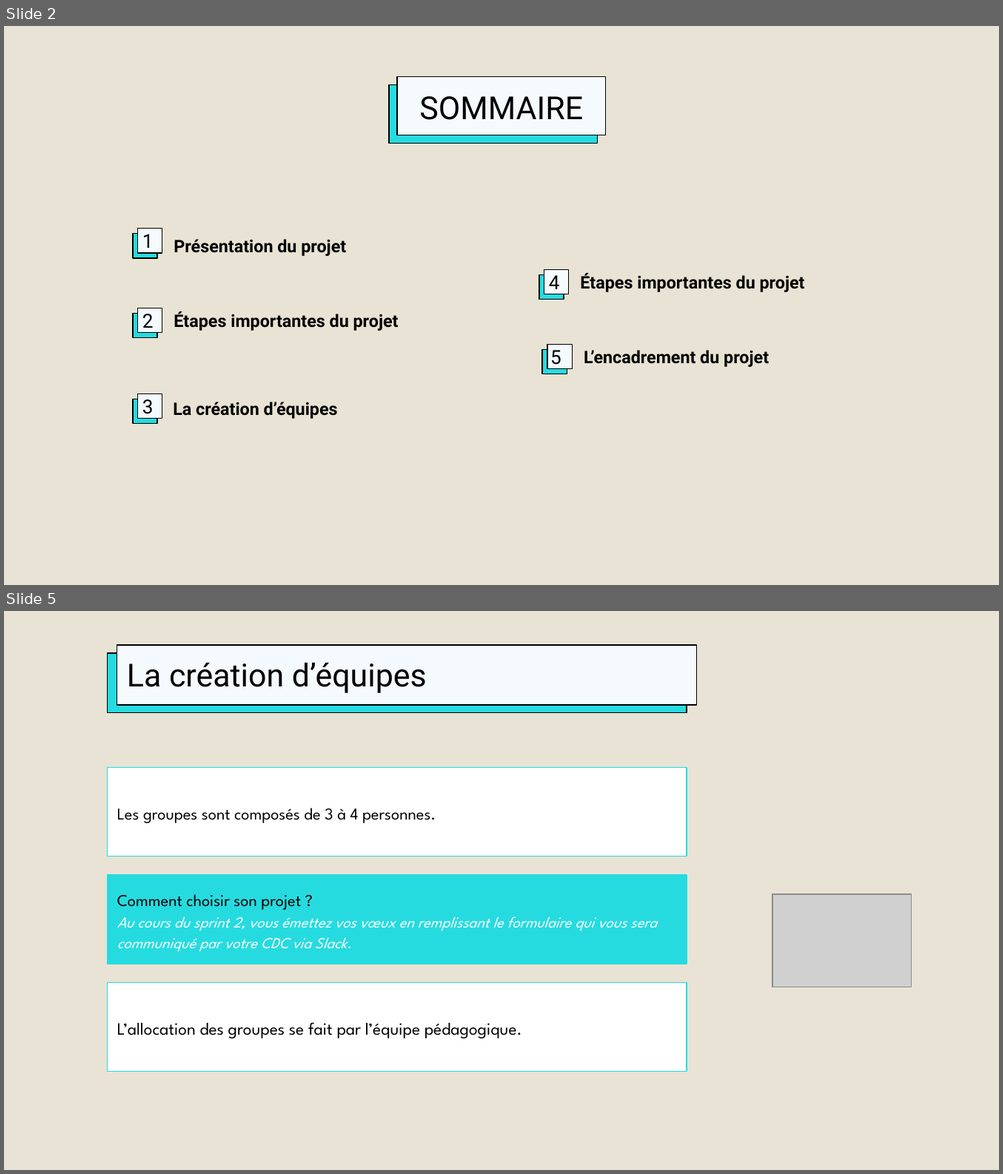
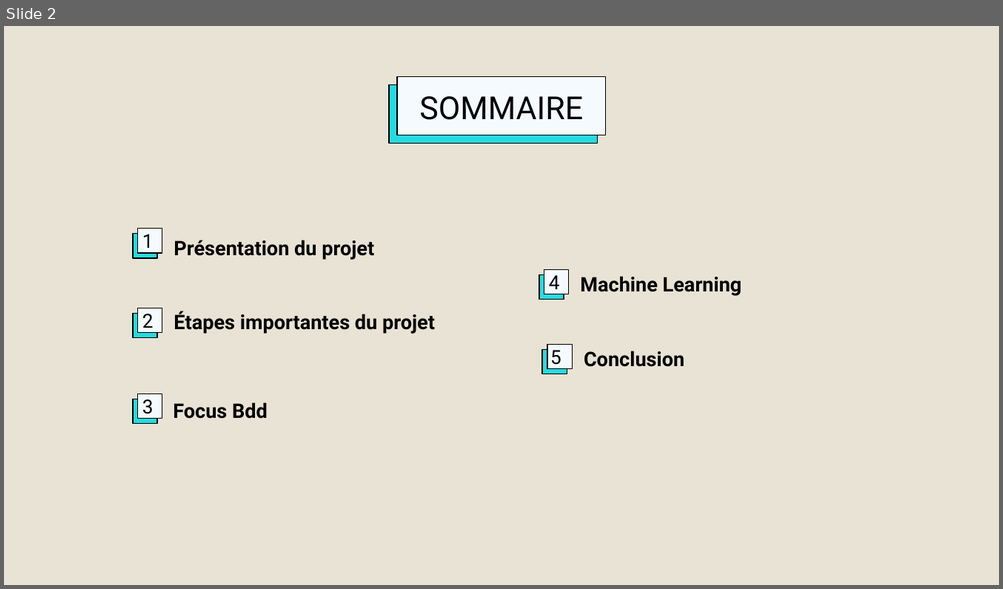
Before and after one commit to DataScientest-Studio/CDE-NOV23-OPA, a slide deck: docs/Projet OPA - CryptoBot avec Binance.odp. Shown one above the other, each under a label of ours: slides 2 and 5 before the commit, slide 2 after it; the slides between them are not shown. The pictures are 1003x1174 and 1003x589 pixels, drawn with LibreOffice and Linux fonts; fonts in the diff are those of the drawing; grey boxes stand for pictures; background and template pictures are left out. Boxes give left, top, right and bottom in pixels: in the first picture for what was removed or moved away, otherwise in the second. Text is boxed around its words. In the diff, an @@ line names an element or a change of style, - is before the commit and + after.

```diff
--- a/docs/Projet OPA - CryptoBot avec Binance.odp
+++ b/docs/Projet OPA - CryptoBot avec Binance.odp
@@ slide 5 removed at [4, 611, 999, 1170], background #E8E3D4 @@
@@ rectangle removed at [108, 652, 687, 712] @@
@@ title removed at [116, 645, 696, 704] @@
-La création d’équipes
@@ title removed at [108, 767, 687, 856] @@
-Les groupes sont composés de 3 à 4 personnes.
@@ title removed at [108, 876, 687, 964] @@
-Comment choisir son projet ?
-Au cours du sprint 2, vous émettez vos vœux en remplissant le formulaire qui vous sera communiqué par votre CDC via Slack.
@@ picture removed at [772, 894, 911, 988] @@
@@ title removed at [108, 983, 687, 1071] @@
-L’allocation des groupes se fait par l’équipe pédagogique.
@@ slide 2 changed as well @@
@@ text "Présentation du projet" at [173, 240, 374, 260]: size 12.5 to 14.5 pt @@
@@ text at [580, 276, 742, 296]: text changed; size 12.5 to 14.5 pt @@
-Étapes importantes du projet
+Machine Learning
@@ text "Étapes importantes du projet" at [173, 312, 435, 334]: size 12.5 to 14.5 pt @@
@@ text at [583, 351, 684, 367]: text changed; size 12.5 to 14.5 pt @@
-L’encadrement du projet
+Conclusion
@@ text at [173, 403, 267, 419]: text changed; size 12.5 to 14.5 pt @@
-La création d’équipes
+Focus Bdd
```
Also in this commit, not shown: 9 other slides changed, 10 slides added, 4 other slides removed, 4 other files.
